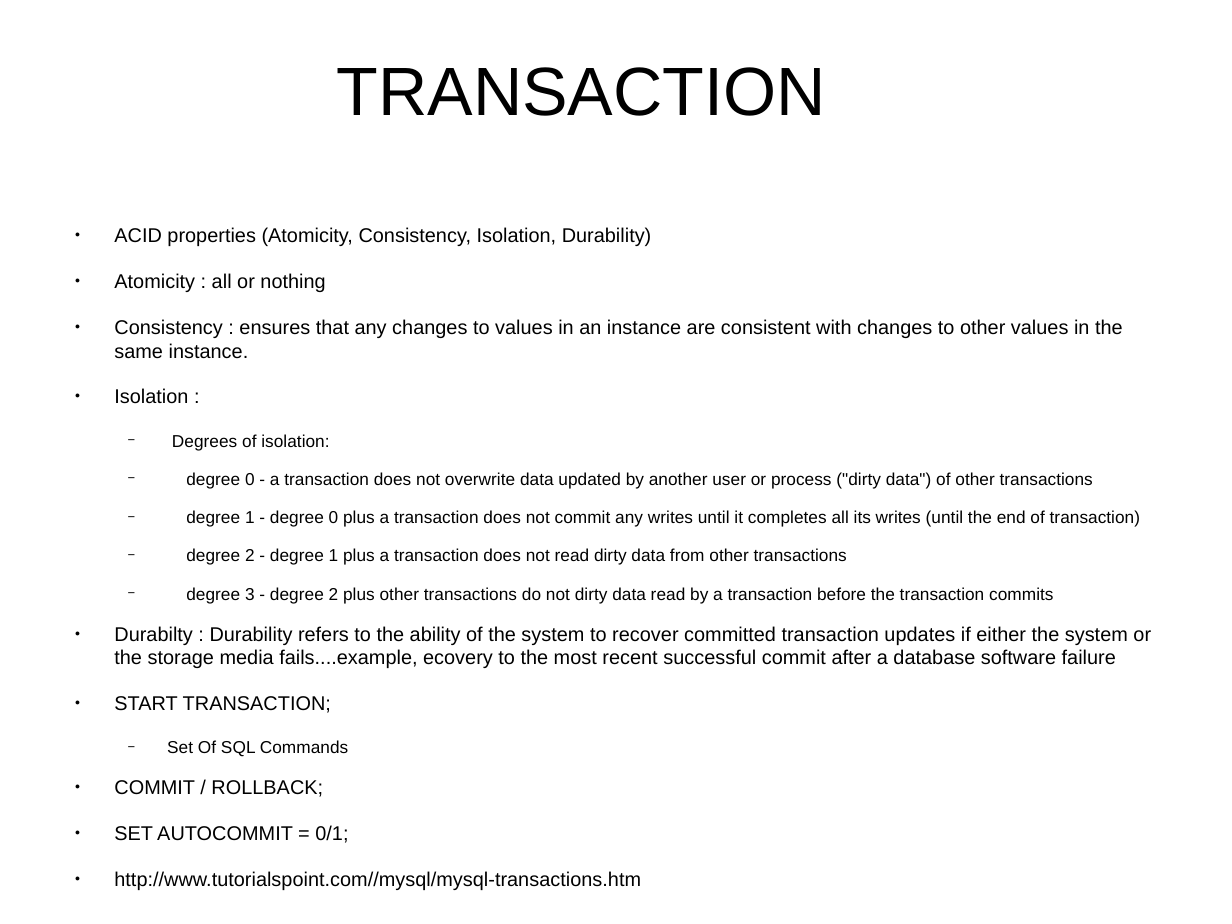
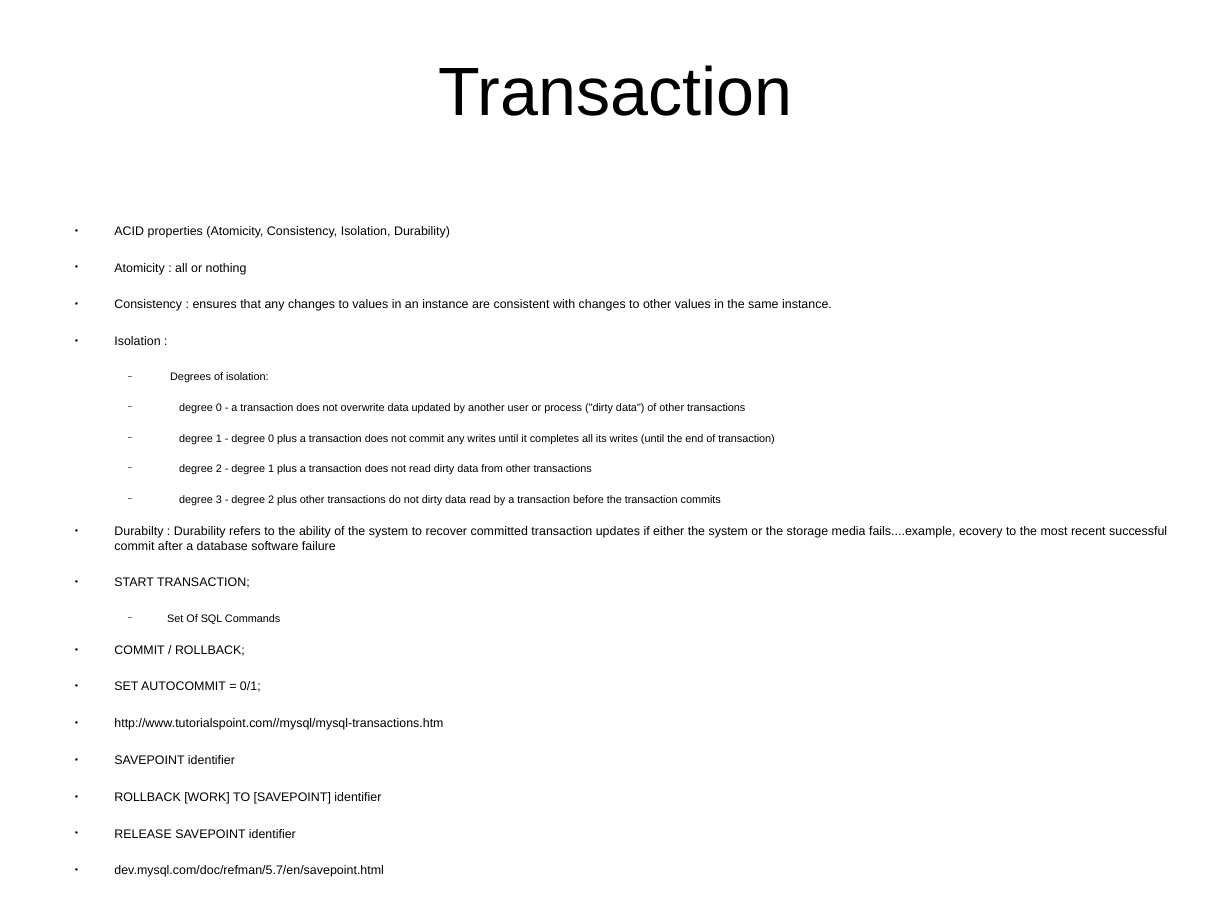
Before and after one commit to tanmayrajani/Internship_PreWork, a slide deck: slide 10 of SQL/SQL_Notes.odp (slide 9 before the commit). Drawn at 1232x924 pixels with LibreOffice and Linux fonts; fonts in the diff are those of the drawing; background and template pictures are left out. Boxes give left, top, right and bottom in pixels: in the first picture for what was removed or moved away, otherwise in the second. Text is boxed around its words. In the diff, an @@ line names an element or a change of style, - is before the commit and + after.

Commit message:
Savepoint update in SQL

```diff
--- a/SQL/SQL_Notes.odp
+++ b/SQL/SQL_Notes.odp
@@ title at (439,65,793,116): text changed @@
-TRANSACTION
+Transaction
@@ text at (114,226,1167,730): size 12.8 to 8 pt in "ACID properties (Atomicity, Consistency, Isolation, Durabili ...", "Atomicity : all or nothing", "Consistency : ensures that any changes to ...", "Isolation :" and 5 more places; size 11.2 to 7 pt in "Degrees of isolation:", "degree 0 - a transaction does not ...", "degree 1 - degree 0 plus a ...", "degree 2 - degree 1 plus a ..." and 2 more places @@
@@ text at (114,755,235,764): paragraphs added @@
+● SAVEPOINT identifier
+● ROLLBACK [WORK] TO [SAVEPOINT] identifier
+● RELEASE SAVEPOINT identifier
+● dev.mysql.com/doc/refman/5.7/en/savepoint.html
```
Also in this commit, not shown: 1 slide added.
